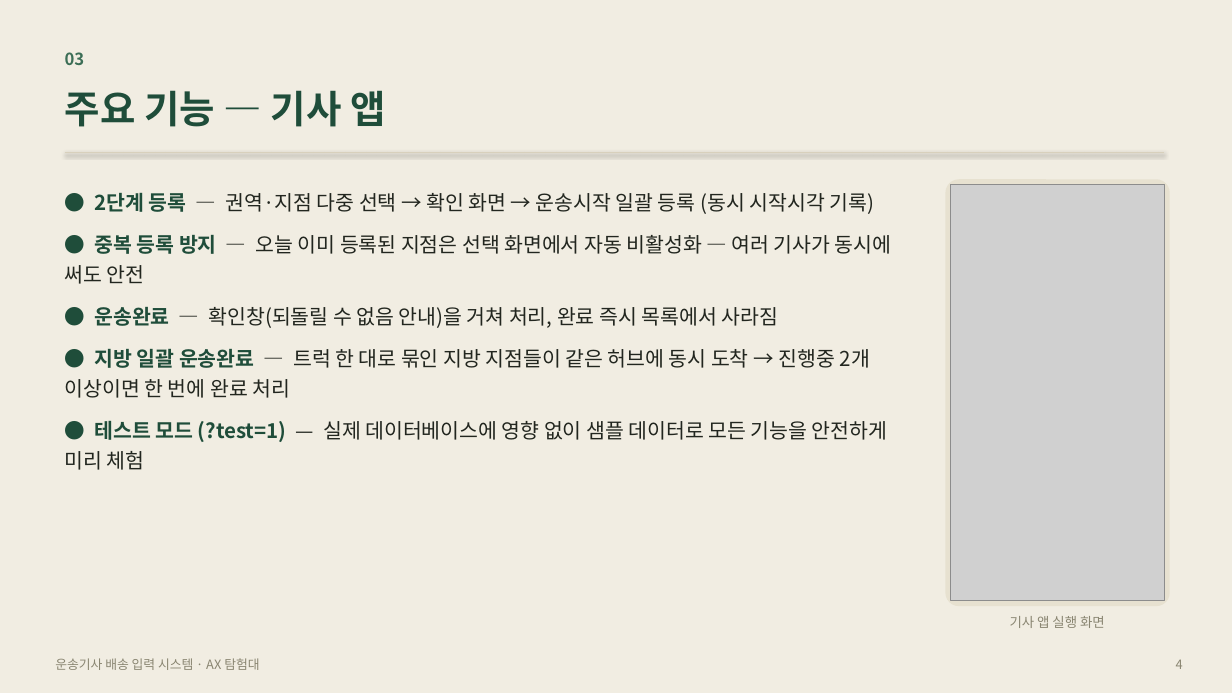
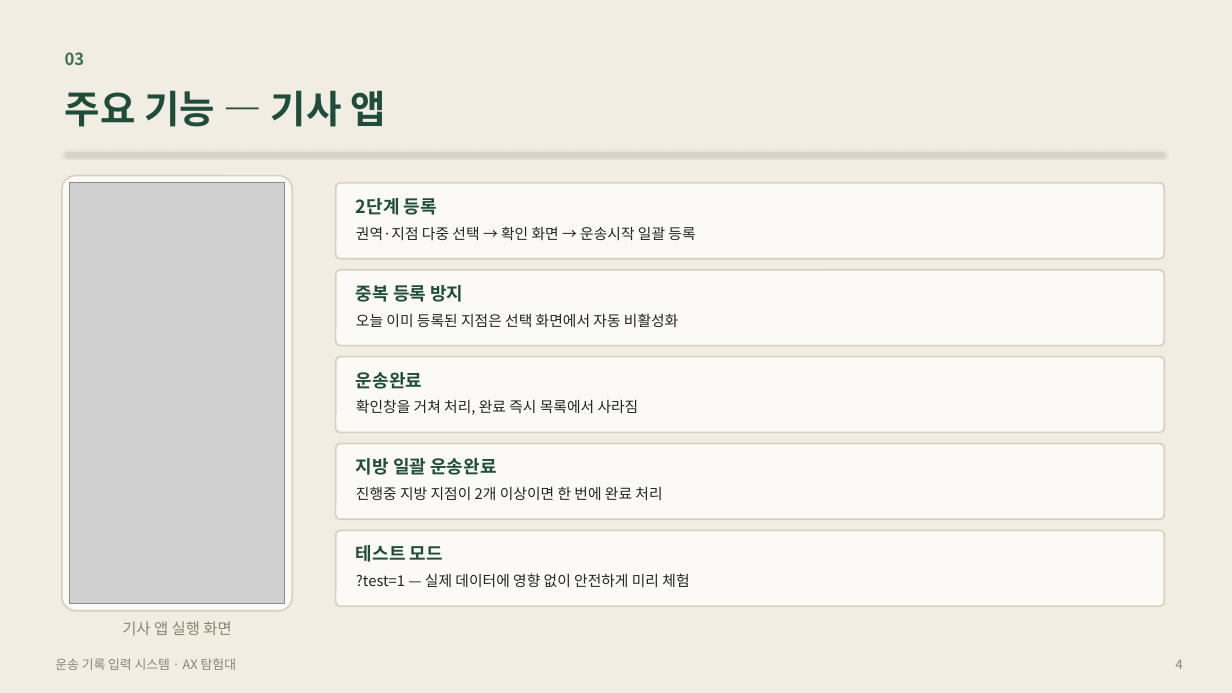
Before and after one commit to dreamsinblue-gif/KGH, a slide deck: slide 4 of 6_발표자료.pptx. Drawn at 1232x693 pixels with LibreOffice and Linux fonts; fonts in the diff are those of the drawing; grey boxes stand for pictures. Boxes give left, top, right and bottom in pixels: in the first picture for what was removed or moved away, otherwise in the second. Text is boxed around its words. In the diff, an @@ line names an element or a change of style, - is before the commit and + after.

```diff
--- a/6_발표자료.pptx
+++ b/6_발표자료.pptx
@@ rounded rectangle: place and size @@
-rounded rectangle at <box>945,179,1170,606</box>
+rounded rectangle at <box>62,176,292,611</box>
@@ rounded rectangle at <box>62,176,292,611</box>: fill #E7E1D0 to #FBFAF6; outline none to #D8D0BC 1.25 pt @@
@@ text removed at <box>65,193,892,470</box> @@
-● 2단계 등록 — 권역·지점 다중 선택 → 확인 화면 → 운송시작 일괄 등록 (동시 시작시각 기록)
-● 중복 등록 방지 — 오늘 이미 등록된 지점은 선택 화면에서 자동 비활성화 — 여러 기사가 동시에 써도 안전
-● 운송완료 — 확인창(되돌릴 수 없음 안내)을 거쳐 처리, 완료 즉시 목록에서 사라짐
-● 지방 일괄 운송완료 — 트럭 한 대로 묶인 지방 지점들이 같은 허브에 동시 도착 → 진행중 2개 이상이면 한 번에 완료 처리
-● 테스트 모드 (?test=1) — 실제 데이터베이스에 영향 없이 샘플 데이터로 모든 기능을 안전하게 미리 체험
@@ picture: place and size @@
-picture at <box>951,185,1165,601</box>
+picture at <box>69,183,285,604</box>
@@ rounded rectangle added at <box>335,183,1165,259</box>, fill #FBFAF6, outline #D8D0BC 1.25 pt @@
@@ text added at <box>356,198,437,215</box>, 14 pt, text #1F4D3A, bold @@
+2단계 등록
@@ text added at <box>356,226,695,240</box>, 11.5 pt, text #22261F @@
+권역·지점 다중 선택 → 확인 화면 → 운송시작 일괄 등록
@@ rounded rectangle added at <box>335,270,1165,346</box>, fill #FBFAF6, outline #D8D0BC 1.25 pt @@
@@ text added at <box>356,285,463,302</box>, 14 pt, text #1F4D3A, bold @@
+중복 등록 방지
@@ text added at <box>356,313,678,327</box>, 11.5 pt, text #22261F @@
+오늘 이미 등록된 지점은 선택 화면에서 자동 비활성화
@@ rounded rectangle added at <box>335,357,1165,433</box>, fill #FBFAF6, outline #D8D0BC 1.25 pt @@
@@ text added at <box>356,372,422,389</box>, 14 pt, text #1F4D3A, bold @@
+운송완료
@@ text added at <box>356,399,639,415</box>, 11.5 pt, text #22261F @@
+확인창을 거쳐 처리, 완료 즉시 목록에서 사라짐
@@ rounded rectangle added at <box>335,444,1165,519</box>, fill #FBFAF6, outline #D8D0BC 1.25 pt @@
@@ text added at <box>356,458,496,475</box>, 14 pt, text #1F4D3A, bold @@
+지방 일괄 운송완료
@@ text added at <box>356,486,662,500</box>, 11.5 pt, text #22261F @@
+진행중 지방 지점이 2개 이상이면 한 번에 완료 처리
@@ rounded rectangle added at <box>335,531,1165,606</box>, fill #FBFAF6, outline #D8D0BC 1.25 pt @@
@@ text added at <box>356,545,443,562</box>, 14 pt, text #1F4D3A, bold @@
+테스트 모드
@@ text added at <box>356,573,689,587</box>, 11.5 pt, text #22261F @@
+?test=1 — 실제 데이터에 영향 없이 안전하게 미리 체험
@@ text "기사 앱 실행 화면": place and size @@
-text "기사 앱 실행 화면" at <box>1010,616,1105,628</box>
+text "기사 앱 실행 화면" at <box>122,621,231,635</box>
@@ text "기사 앱 실행 화면" at <box>122,621,231,635</box>: size 10.5 to 12 pt; line spacing 1 to 1.15 @@
@@ text at <box>55,658,236,670</box>: text changed @@
-운송기사 배송 입력 시스템 · AX 탐험대
+운송 기록 입력 시스템 · AX 탐험대
```
Also in this commit, not shown: 8 other slides changed.
